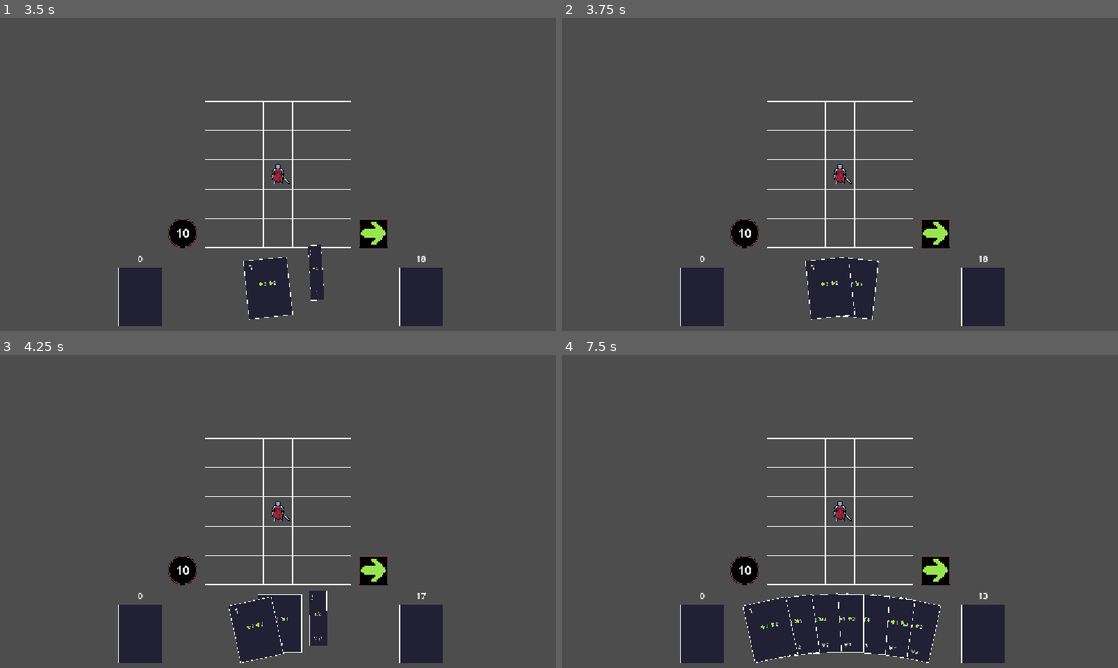
Above: before the commit, frames 1-4 (two rows, left to right).
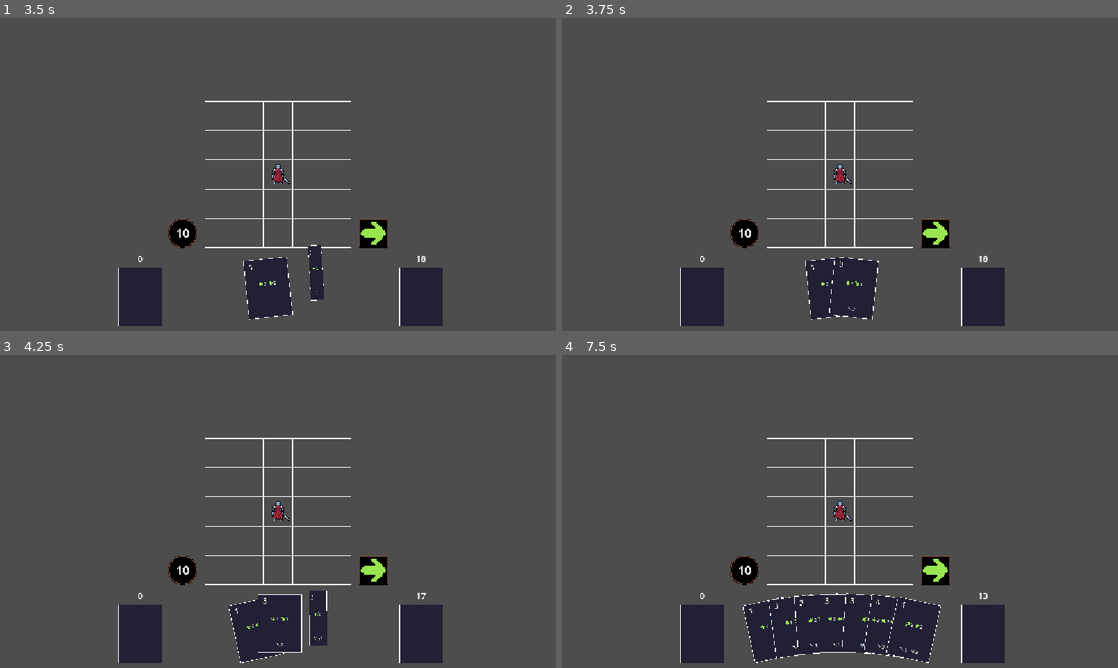
Above: after the commit, the same moments.

Repository: TheLizarditto/Foxtrot1Prototipo
Game: Godot game, scene res://Scenes/main.tscn
Two runs of this game, one before a commit and one after it. Both use one fixed random seed, a clock stepped at 60 frames per second and the inputs below.
Inputs (mouse positions are in pixels of both pictures, inside the frame that each line leads up to):
- Up to frame 1 (3.5 s): move the mouse to (400, 158) at 0.52 s; click (400, 158) at 0.67 s; move the mouse to (166, 190) at 1.27 s; click (166, 190) at 1.42 s; move the mouse to (333, 105) at 2.02 s; click (333, 105) at 2.17 s; move the mouse to (250, 237) at 2.77 s; click (250, 237) at 2.92 s
- Up to frame 2 (3.75 s): move the mouse to (1006, 221) at 3.52 s; click (1006, 221) at 3.67 s
- Up to frame 3 (4.25 s): no input
- Up to frame 4 (7.5 s): move the mouse to (673, 464) at 4.27 s; click (673, 464) at 4.42 s; move the mouse to (867, 511) at 5.02 s; click (867, 511) at 5.17 s; move the mouse to (756, 433) at 5.77 s; click (756, 433) at 5.92 s; move the mouse to (962, 495) at 6.52 s; click (962, 495) at 6.67 s; move the mouse to (728, 527) at 7.27 s; click (728, 527) at 7.42 s

Frame 1 is identical in both runs. In frame 2, less than 0.1% of the frame differs, in the area x 48-53%, y 76-96%; in frame 3, less than 0.1%; in frame 4, 0.5%, in the area x 37-64%, y 76-97%.

Commit message:
feat: cambio el orden de las cartas de la mano para que la carta de más a la derecha sea la que esté más arriba

Diff:
--- a/Scripts/mano.gd
+++ b/Scripts/mano.gd
@@ -259,7 +259,7 @@
 	var indice := total - 1
 	var posicion_destino := _obtener_posicion_carta(indice, total)
 	var rotacion_destino := _obtener_rotacion_carta(indice, total)
-	var z_destino := total - indice
+	var z_destino := indice + 1
 	var posicion_inicial := to_local(origen_global)
 	var tamano_carta := Vector2(carta_visual.get("tamano_carta"))
 	var posicion_elevada := posicion_inicial + tamano_carta * desplazamiento_elevacion_relativo
@@ -339,7 +339,7 @@
 
 	for indice in range(total):
 		var carta_visual := cartas_visuales[indice]
-		carta_visual.z_index = total - indice
+		carta_visual.z_index = indice + 1
 
 		if carta_visual == carta_nueva:
 			continue
@@ -393,7 +393,7 @@
 		carta_visual.rotation = _obtener_rotacion_carta(indice, total)
 		carta_visual.scale = Vector2.ONE
 		carta_visual.modulate = Color.WHITE
-		carta_visual.z_index = total - indice
+		carta_visual.z_index = indice + 1
 
 
 # Detecta el mouse sobre la carta mas al frente y la despliega.
@@ -423,7 +423,7 @@
 		if carta_visual == carta_en_hover:
 			continue
 
-		carta_visual.z_index = total - indice
+		carta_visual.z_index = indice + 1
 		tween.tween_property(
 			carta_visual,
 			"position",
